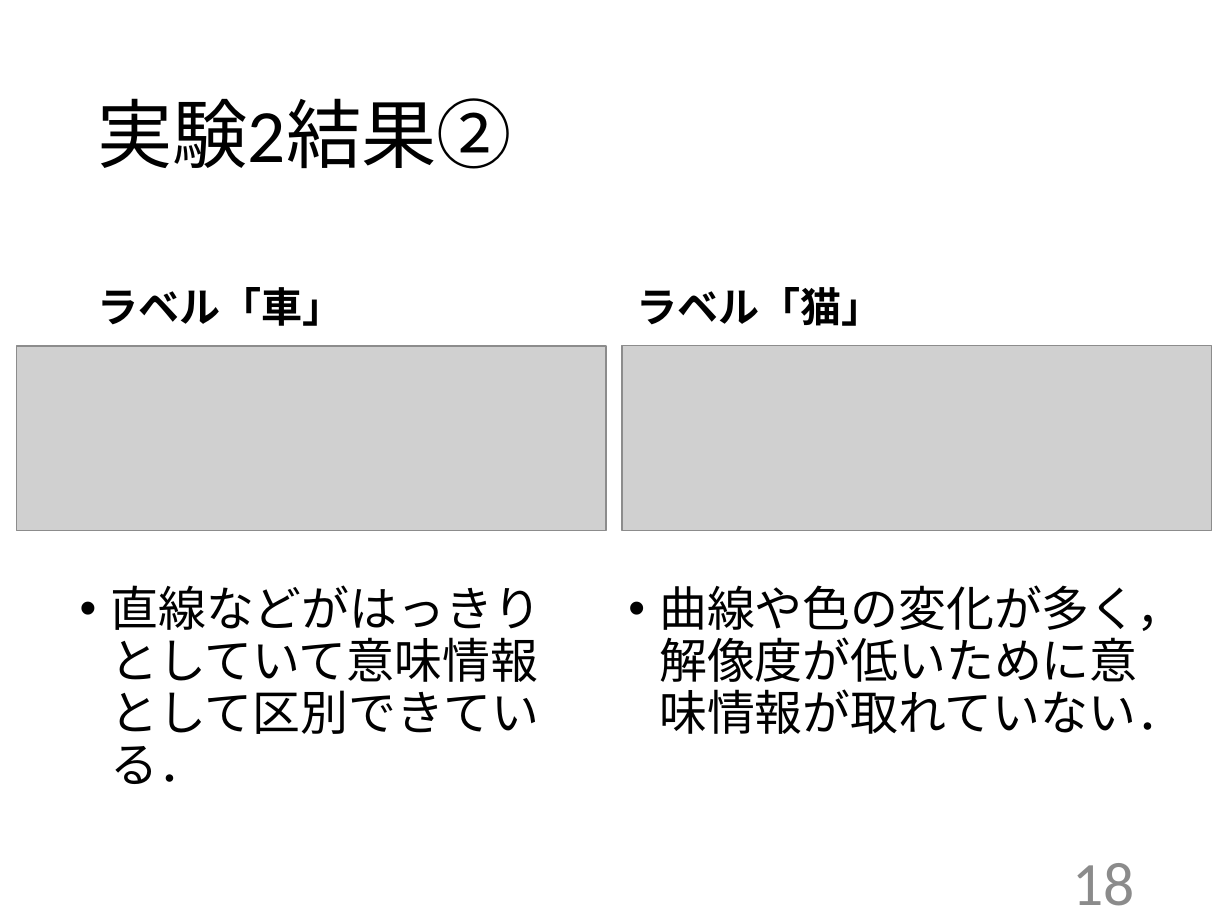
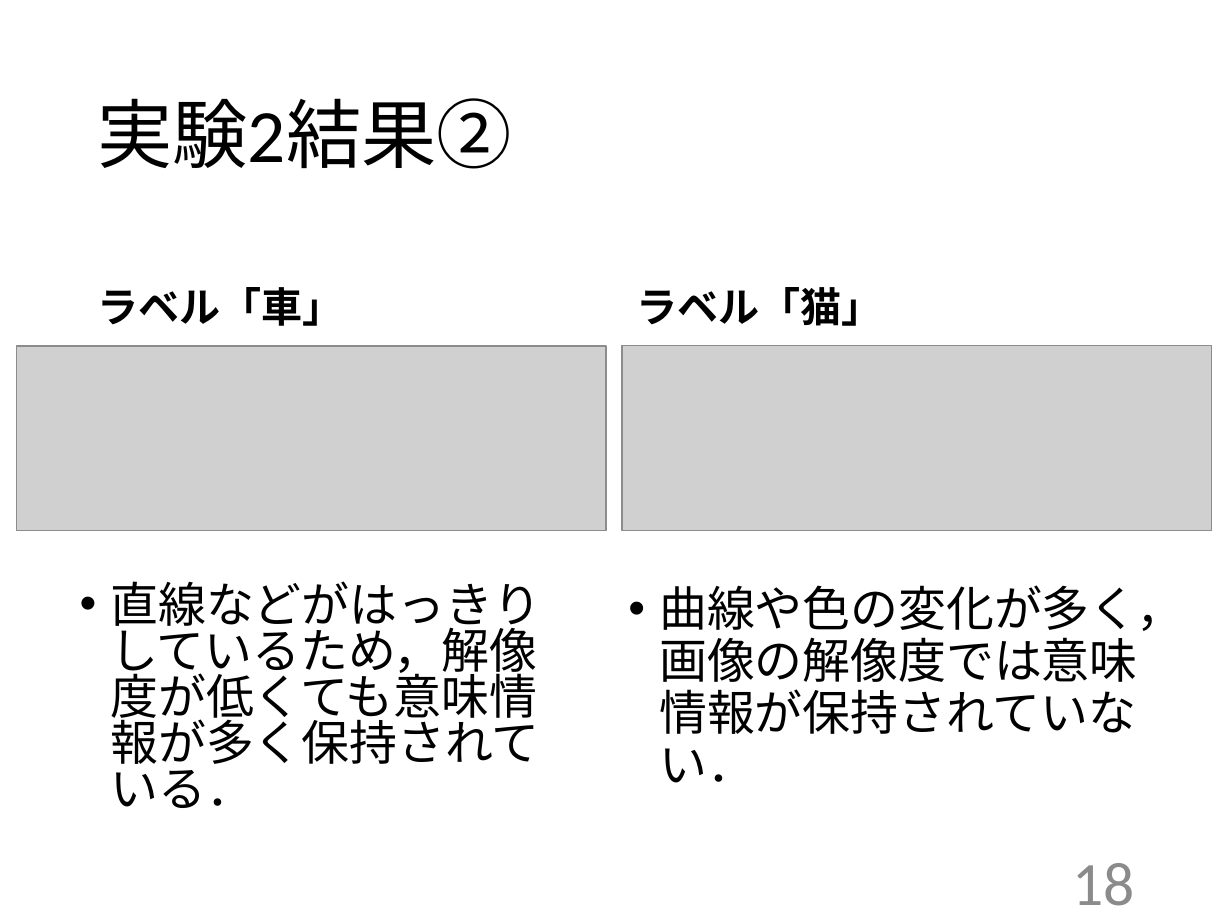
Before and after one commit to kait-takanolab/1821005-yoshioka-thesis, a slide deck: slide 18 of 卒研発表/1821005_yoshioka_thesis.pptx. Drawn at 1232x924 pixels with LibreOffice and Linux fonts; fonts in the diff are those of the drawing; grey boxes stand for pictures. Boxes give left, top, right and bottom in pixels: in the first picture for what was removed or moved away, otherwise in the second. Text is boxed around its words. In the diff, an @@ line names an element or a change of style, - is before the commit and + after.

```diff
--- a/卒研発表/1821005_yoshioka_thesis.pptx
+++ b/卒研発表/1821005_yoshioka_thesis.pptx
@@ text at box(110, 581, 541, 808): text changed @@
-• 直線などがはっきりとしていて意味情報として区別できている．
+• 直線などがはっきりしているため，解像度が低くても意味情報が多く保持されている．
@@ text at box(659, 585, 1184, 783): text changed @@
-• 曲線や色の変化が多く，解像度が低いために意味情報が取れていない．
+• 曲線や色の変化が多く，画像の解像度では意味情報が保持されていない．
```
Also in this commit, not shown: 8 other slides changed.
